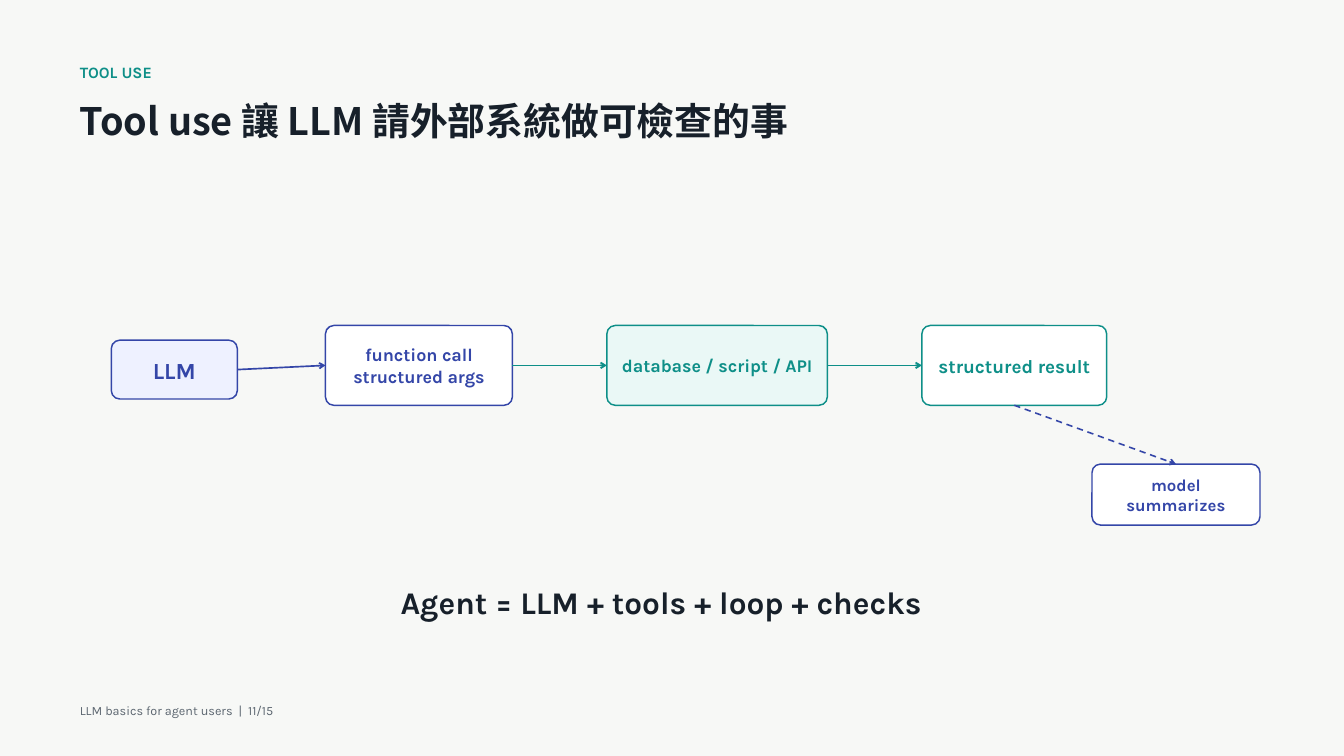
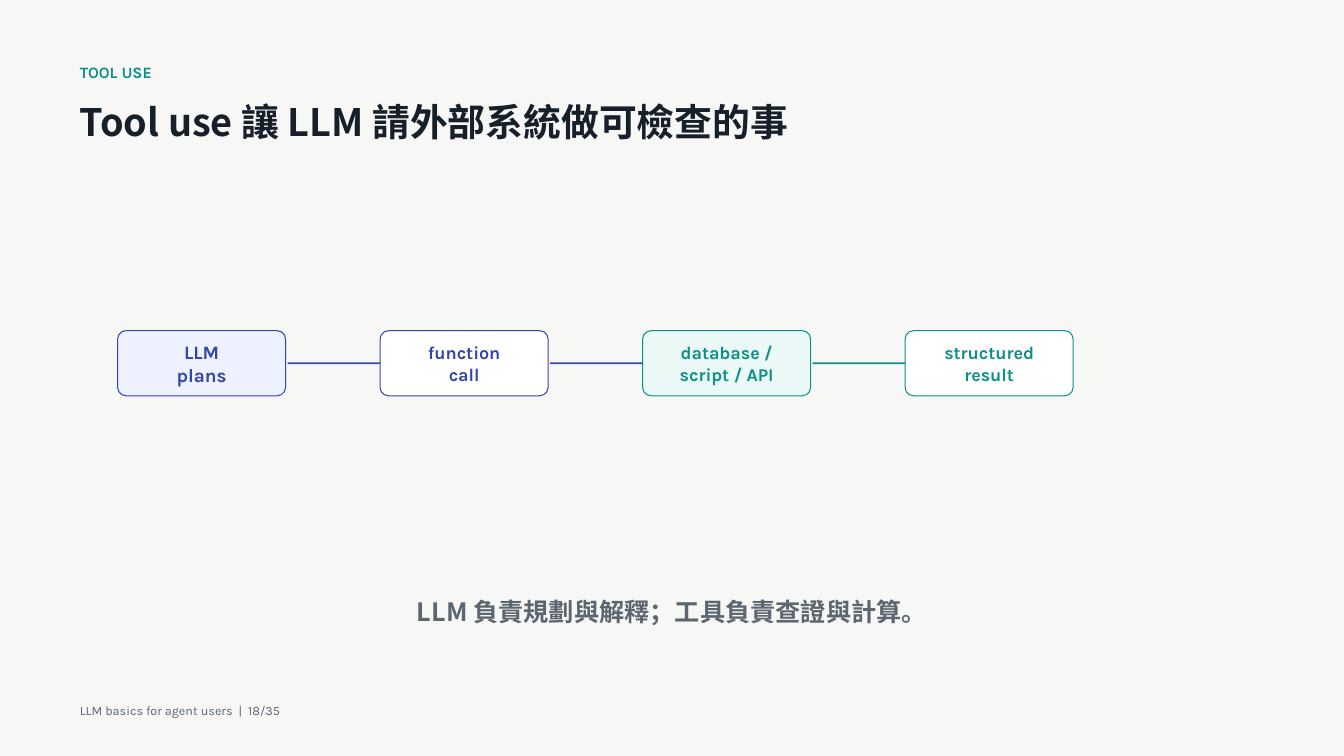
Before and after one commit to godkin1211/LLM_applications_on_BioMedicalData, a slide deck: slide 18 of slides/lesson-03-llm-basics-for-agent-users.pptx (slide 11 before the commit). Drawn at 1344x756 pixels with LibreOffice and Linux fonts; fonts in the diff are those of the drawing. Boxes give left, top, right and bottom in pixels: in the first picture for what was removed or moved away, otherwise in the second. Text is boxed around its words. In the diff, an @@ line names an element or a change of style, - is before the commit and + after.

```diff
--- a/slides/lesson-03-llm-basics-for-agent-users.pptx
+++ b/slides/lesson-03-llm-basics-for-agent-users.pptx
@@ rounded rectangle "LLM" at [118,331,286,396]: outline #3446A8 1.05 pt to #3446A8 0.75 pt; proportions changed @@
@@ rounded rectangle "LLM": place and size @@
-rounded rectangle "LLM" at [111,341,237,399]
+rounded rectangle "LLM" at [118,331,286,396]
@@ text in rounded rectangle at [184,346,219,359]: size 16.5 to 13.5 pt in "LLM" @@
@@ rounded rectangle "function": place and size @@
-rounded rectangle "function" at [326,326,512,405]
+rounded rectangle "function" at [380,331,548,396]
@@ rounded rectangle "function" at [380,331,548,396]: outline #3446A8 1.05 pt to #3446A8 0.75 pt; proportions changed @@
@@ text in rounded rectangle at [428,346,500,381]: text changed @@
-function call
-structured args
+function
+call
@@ rounded rectangle "database /" at [643,331,812,396]: outline #0E8F88 1.05 pt to #0E8F88 0.75 pt; proportions changed @@
@@ rounded rectangle "database /": place and size @@
-rounded rectangle "database /" at [607,326,828,405]
+rounded rectangle "database /" at [643,331,812,396]
@@ text in rounded rectangle at [680,346,774,386]: text changed @@
-database / script / API
+database /
+script / API
@@ rounded rectangle "structured": place and size @@
-rounded rectangle "structured" at [923,326,1107,405]
+rounded rectangle "structured" at [905,331,1074,396]
@@ rounded rectangle "structured" at [905,331,1074,396]: outline #0E8F88 1.05 pt to #0E8F88 0.75 pt; proportions changed @@
@@ text in rounded rectangle at [944,346,1034,382]: text changed; size 13.5 to 12.8 pt @@
-structured result
+structured
+result
@@ text in rounded rectangle at [177,369,227,387]: paragraph added @@
+plans
@@ arrow moved from (237, 370) - (326, 365) to (287, 363) - (380, 363) @@
@@ arrow (287, 363) - (380, 363): arrow to line; stroke #3446A8 1.2 pt to #3446A8 1.28 pt @@
@@ arrow moved from (512, 365) - (607, 365) to (551, 363) - (643, 363) @@
@@ arrow (551, 363) - (643, 363): arrow to line; stroke #0E8F88 1.2 pt to #3446A8 1.28 pt @@
@@ arrow moved from (828, 365) - (923, 365) to (813, 363) - (905, 363) @@
@@ arrow (813, 363) - (905, 363): arrow to line; stroke #0E8F88 1.2 pt to #0E8F88 1.28 pt @@
@@ arrow removed from (1014, 405) to (1177, 464) @@
@@ rounded rectangle removed at [1092,464,1260,524] @@
-model summarizes
@@ text removed at [401,592,922,622] @@
-Agent = LLM + tools + loop + checks
@@ text added at [417,599,927,625], 18 pt, text #5C6670, bold @@
+LLM 負責規劃與解釋；工具負責查證與計算。
@@ text at [80,706,280,718]: text changed @@
-LLM basics for agent users | 11/15
+LLM basics for agent users | 18/35
```
Also in this commit, not shown: 1 other slide changed, 33 slides added, 13 slides removed, 13 other files.
